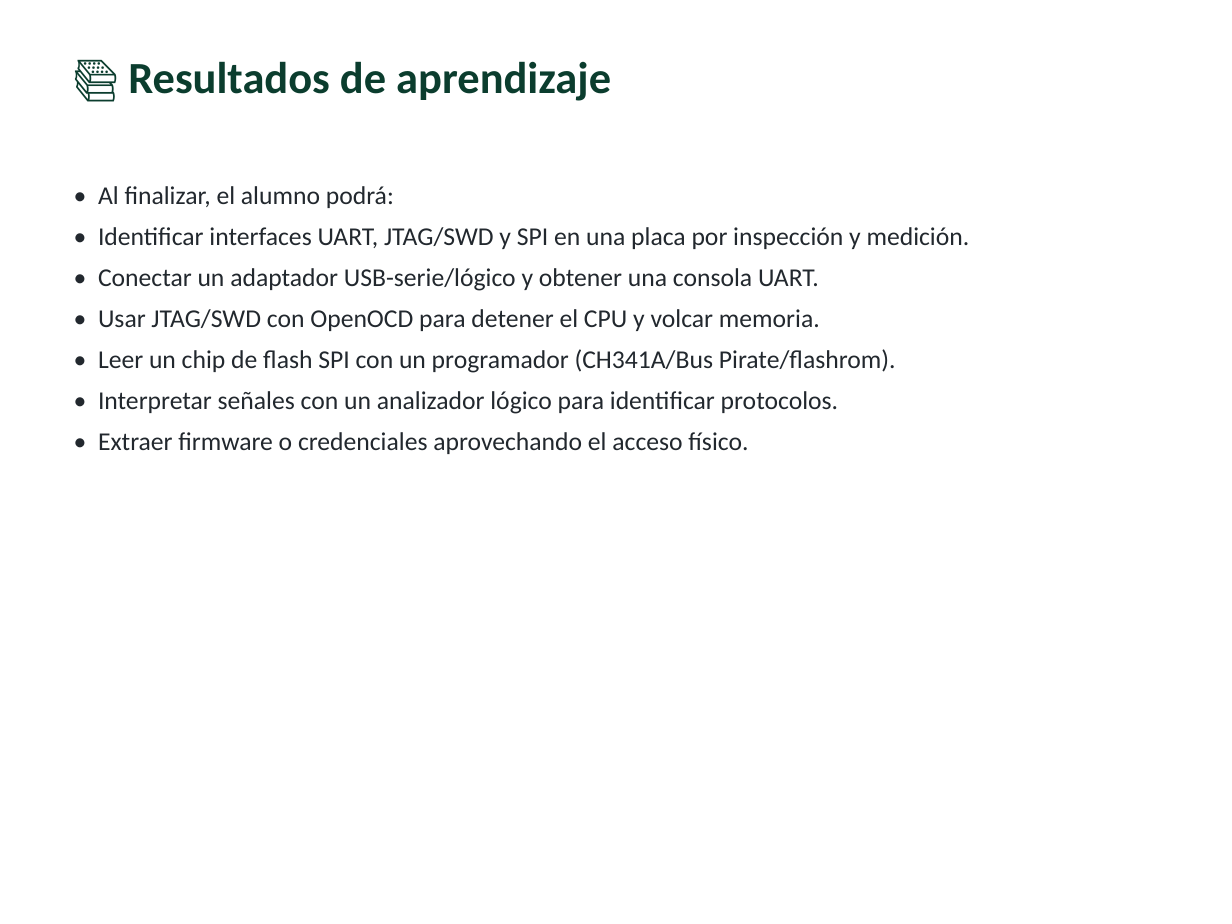
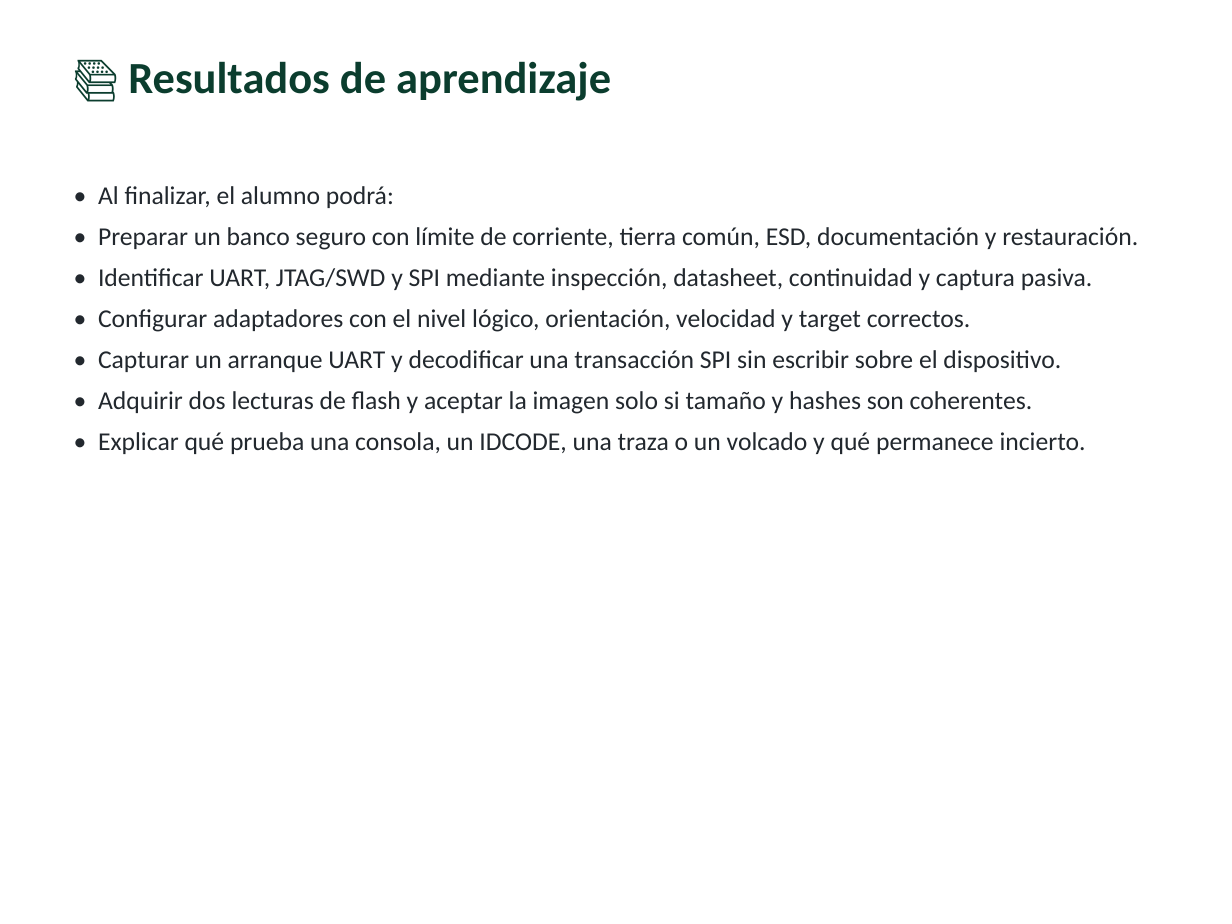
Before and after one commit to vladimiracunadev-create/modern-cybersecurity-program, a slide deck: slide 3 of classes/parte-13-seguridad-movil-iot-e-inalambrica/268-analisis-de-hardware-uart-jtag-y-spi/clase-268-presentacion.pptx. Drawn at 1232x924 pixels with LibreOffice and Linux fonts; fonts in the diff are those of the drawing. Boxes give left, top, right and bottom in pixels: in the first picture for what was removed or moved away, otherwise in the second. Text is boxed around its words. In the diff, an @@ line names an element or a change of style, - is before the commit and + after.

```diff
--- a/classes/parte-13-seguridad-movil-iot-e-inalambrica/268-analisis-de-hardware-uart-jtag-y-spi/clase-268-presentacion.pptx
+++ b/classes/parte-13-seguridad-movil-iot-e-inalambrica/268-analisis-de-hardware-uart-jtag-y-spi/clase-268-presentacion.pptx
@@ text at (98, 227, 1138, 454): text changed @@
-• Identificar interfaces UART, JTAG/SWD y SPI en una placa por inspección y medición.
-• Conectar un adaptador USB-serie/lógico y obtener una consola UART.
-• Usar JTAG/SWD con OpenOCD para detener el CPU y volcar memoria.
-• Leer un chip de flash SPI con un programador (CH341A/Bus Pirate/flashrom).
-• Interpretar señales con un analizador lógico para identificar protocolos.
-• Extraer firmware o credenciales aprovechando el acceso físico.
+• Preparar un banco seguro con límite de corriente, tierra común, ESD, documentación y restauración.
+• Identificar UART, JTAG/SWD y SPI mediante inspección, datasheet, continuidad y captura pasiva.
+• Configurar adaptadores con el nivel lógico, orientación, velocidad y target correctos.
+• Capturar un arranque UART y decodificar una transacción SPI sin escribir sobre el dispositivo.
+• Adquirir dos lecturas de flash y aceptar la imagen solo si tamaño y hashes son coherentes.
+• Explicar qué prueba una consola, un IDCODE, una traza o un volcado y qué permanece incierto.
```
Also in this commit, not shown: 13 other slides changed, 2 slides added, 2 slides removed, 27 other files.
